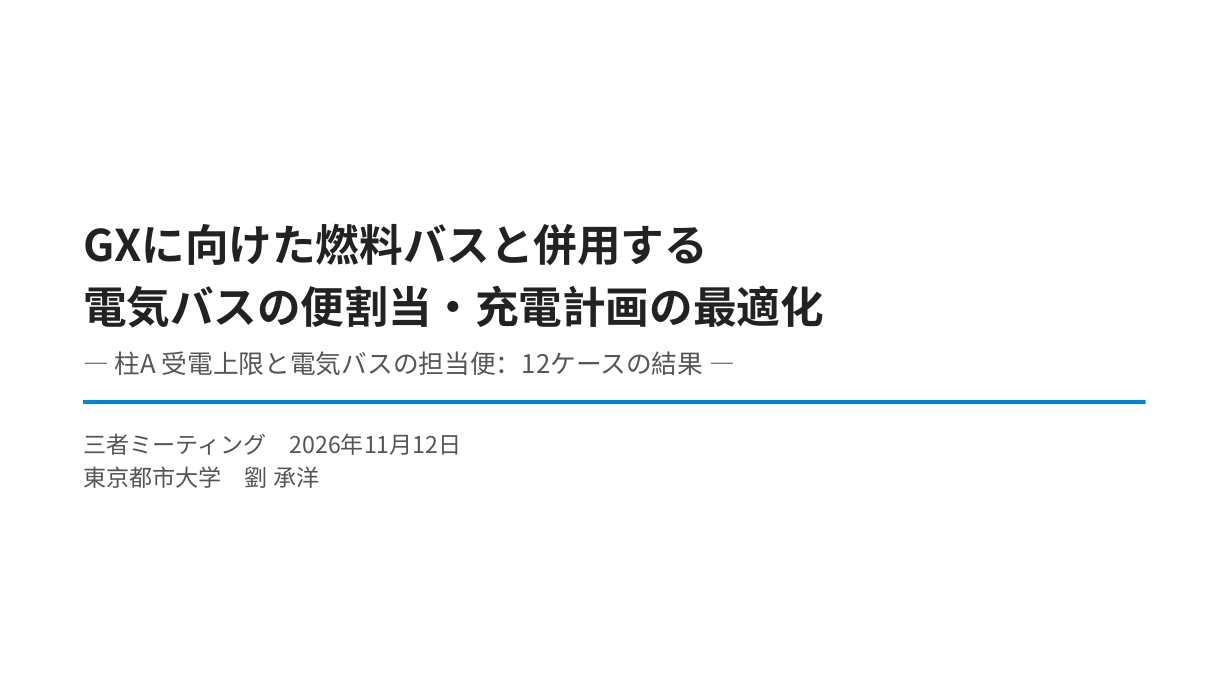
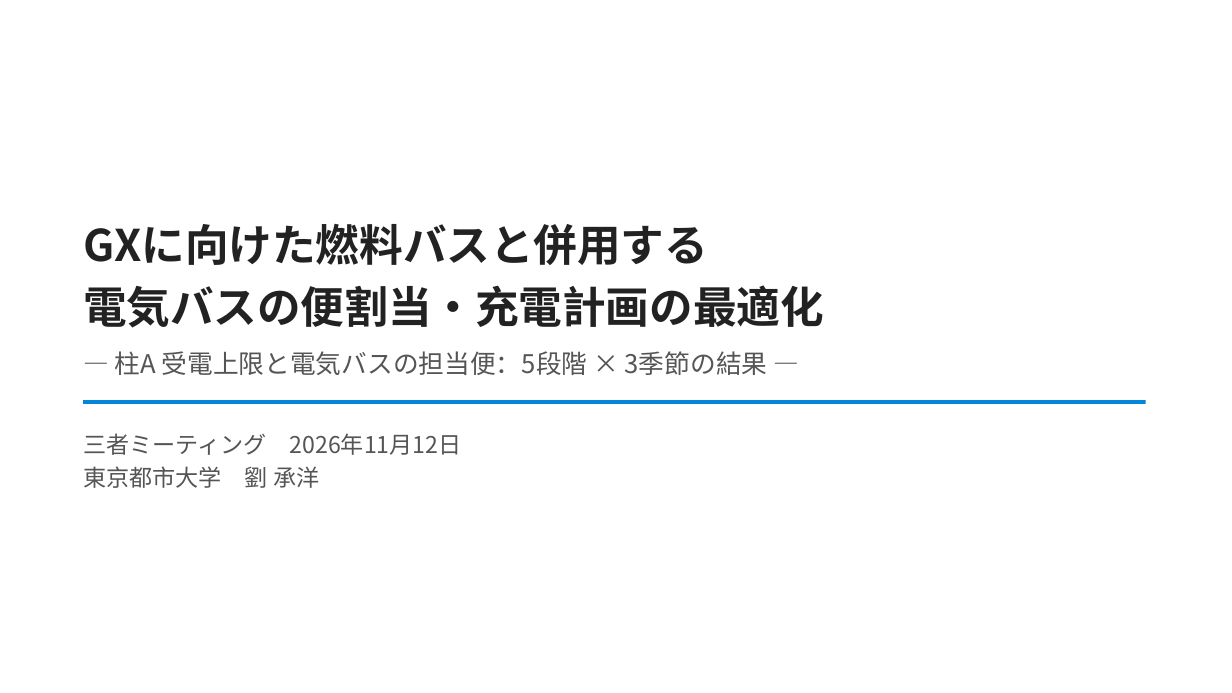
Before and after one commit to CYLIU2003/master-course, a slide deck: slide 1 of outcome/2026-11-12_three_party/three_party_20261112.pptx. Drawn at 1232x693 pixels with LibreOffice and Linux fonts; fonts in the diff are those of the drawing. Boxes give left, top, right and bottom in pixels: in the first picture for what was removed or moved away, otherwise in the second. Text is boxed around its words. In the diff, an @@ line names an element or a change of style, - is before the commit and + after.

```diff
--- a/outcome/2026-11-12_three_party/three_party_20261112.pptx
+++ b/outcome/2026-11-12_three_party/three_party_20261112.pptx
@@ text at [115, 351, 768, 375]: text changed @@
-― 柱A 受電上限と電気バスの担当便：12ケースの結果 ―
+― 柱A 受電上限と電気バスの担当便：5段階 × 3季節の結果 ―
```
Also in this commit, not shown: 17 other slides changed, 1 slide added, 8 other files.
